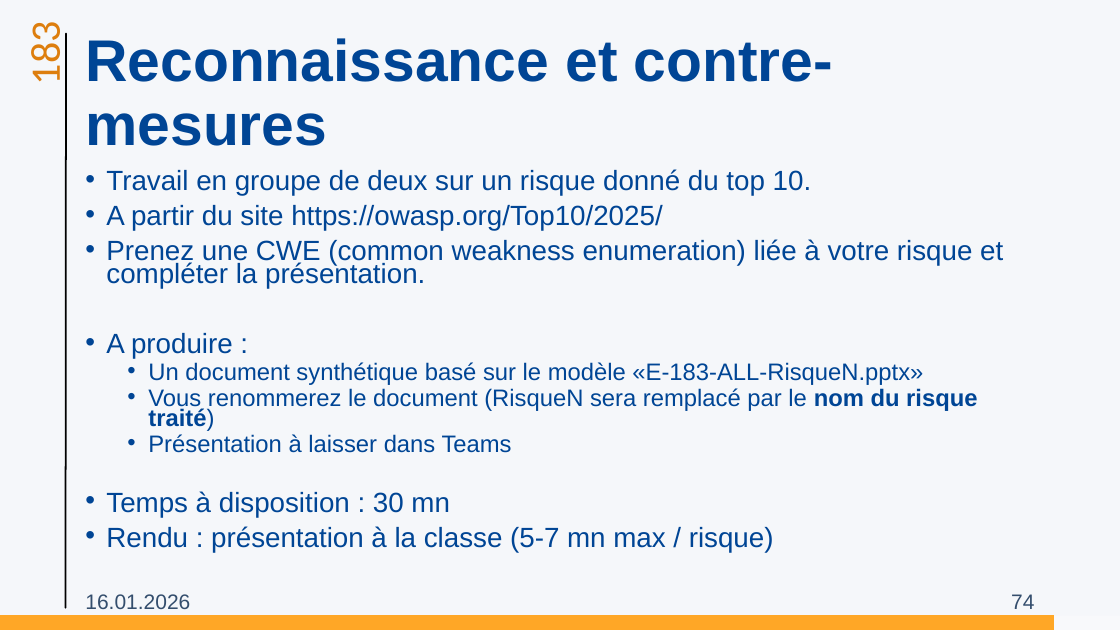
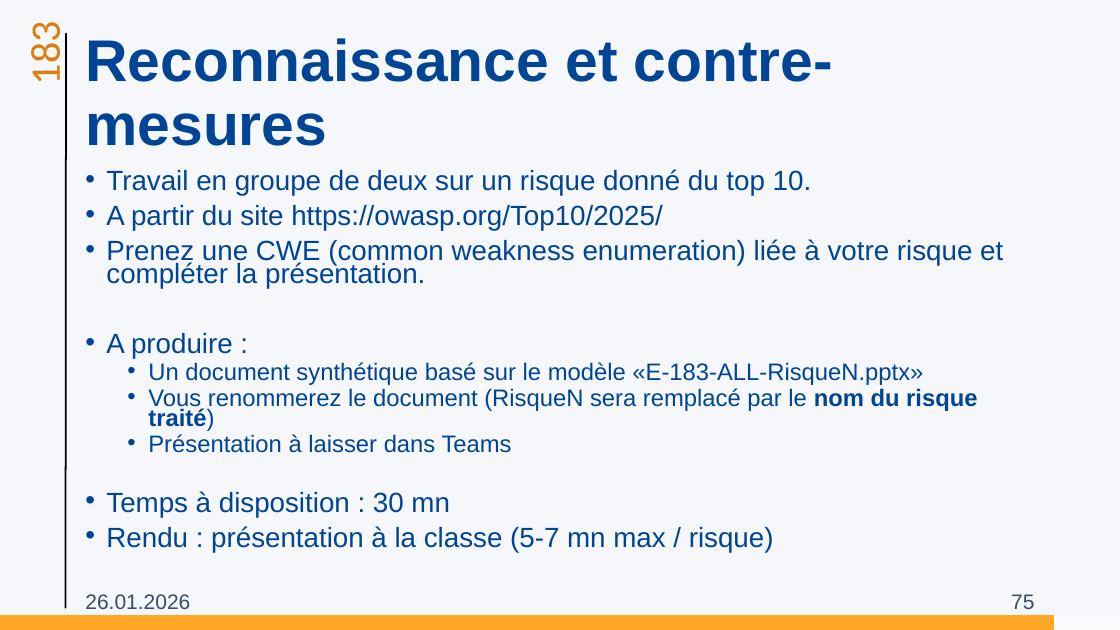
Before and after one commit to ETML-INF/183-SecuriteApplication, a slide deck: slide 75 of supports/01-Owasp.pptx (slide 74 before the commit). Drawn at 1120x630 pixels with LibreOffice and Linux fonts; fonts in the diff are those of the drawing; background and template pictures are left out. Boxes give left, top, right and bottom in pixels: in the first picture for what was removed or moved away, otherwise in the second. Text is boxed around its words. In the diff, an @@ line names an element or a change of style, - is before the commit and + after.

```diff
--- a/supports/01-Owasp.pptx
+++ b/supports/01-Owasp.pptx
@@ text at [85, 594, 190, 609]: text changed @@
-16.01.2026
+26.01.2026
@@ page number at [1011, 594, 1034, 609]: text changed @@
-74
+75
```
Also in this commit, not shown: 58 other slides changed, 1 slide added, 2 other files.
